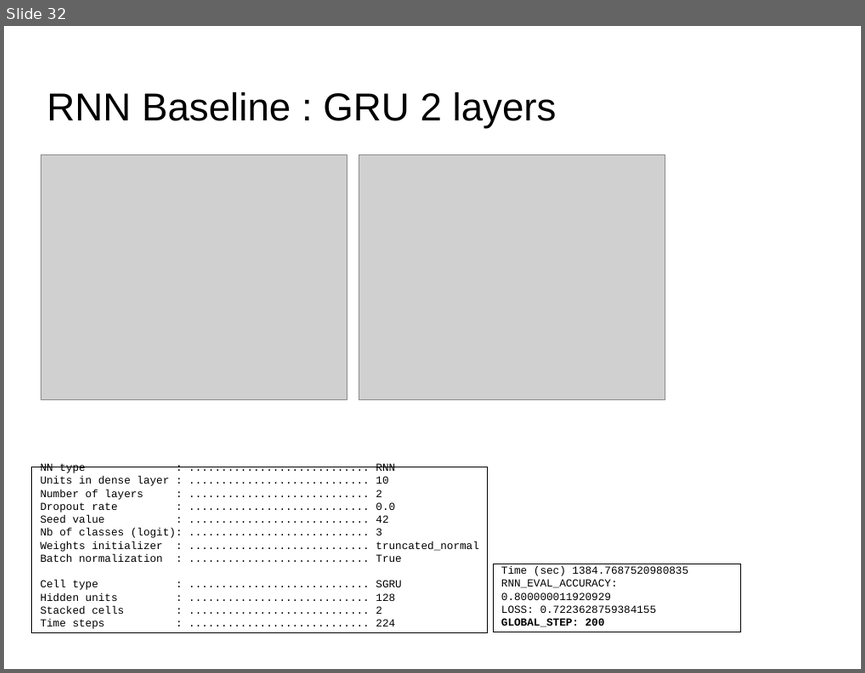
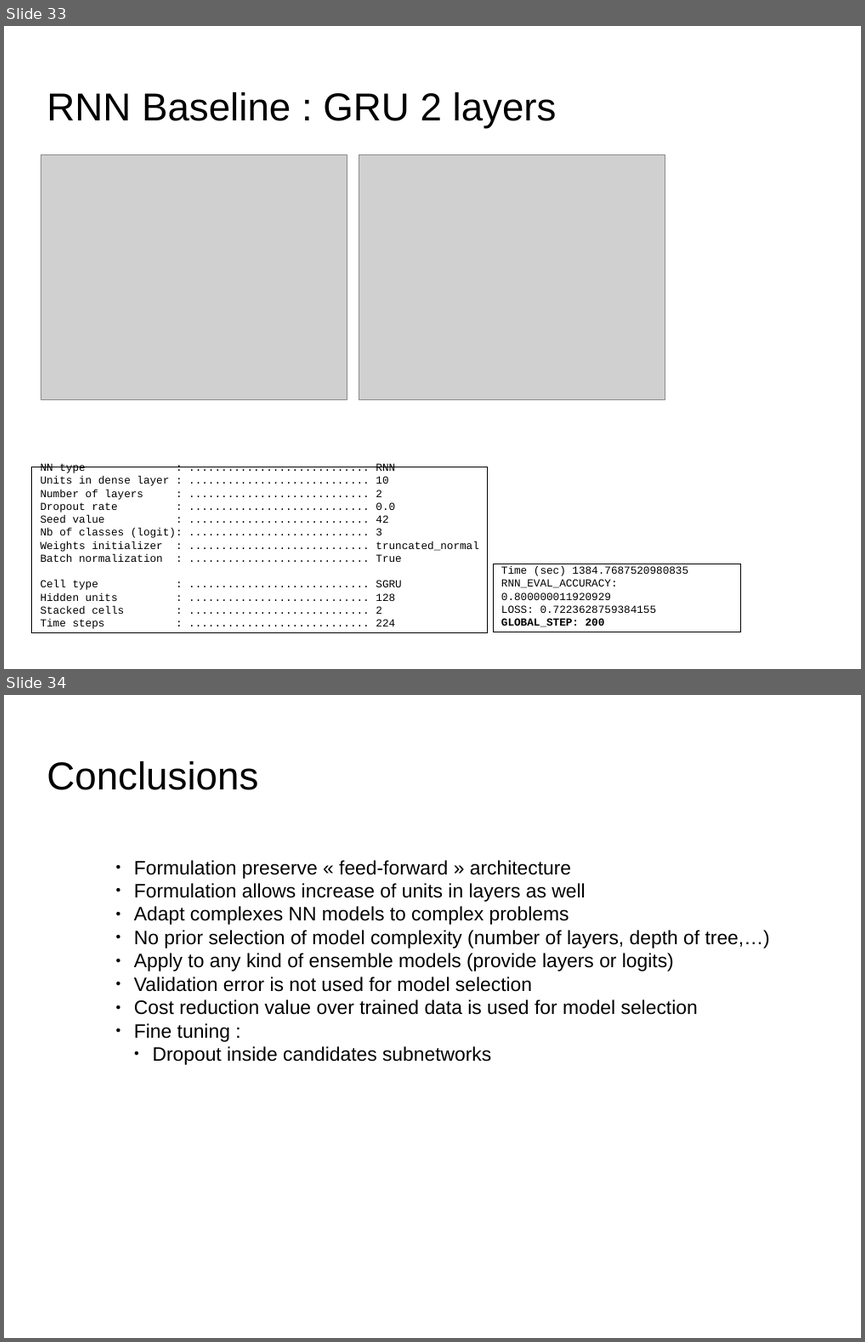
Before and after one commit to dataforcast/OC_Datascientist, a slide deck: P8/report/Openclassrooms_ParcoursDatascientist_P8-V1.odp. Shown one above the other, each under a label of ours: slide 32 before the commit, slides 33 and 34 after it. The pictures are 865x673 and 865x1342 pixels, drawn with LibreOffice and Linux fonts; fonts in the diff are those of the drawing; grey boxes stand for pictures; background and template pictures are left out. Boxes give left, top, right and bottom in pixels: in the first picture for what was removed or moved away, otherwise in the second. Text is boxed around its words. In the diff, an @@ line names an element or a change of style, - is before the commit and + after.

```diff
--- a/P8/report/Openclassrooms_ParcoursDatascientist_P8-V1.odp
+++ b/P8/report/Openclassrooms_ParcoursDatascientist_P8-V1.odp
@@ slide 34 added at box(4, 695, 861, 1338), background picture (left out) @@
@@ title added at box(46, 761, 258, 790), 36 pt, text #000000 @@
+Conclusions
@@ text added at box(134, 860, 770, 1065), 18 pt, text #000000 @@
+● Formulation preserve « feed-forward » architecture
+● Formulation allows increase of units in layers as well
+● Adapt complexes NN models to complex problems
+● No prior selection of model complexity (number of layers, depth of tree,…)
+● Apply to any kind of ensemble models (provide layers or logits)
+● Validation error is not used for model selection
+● Cost reduction value over trained data is used for model selection
+● Fine tuning :
+  ● Dropout inside candidates subnetworks
@@ what was slide 32 is now slide 33 @@
```
Also in this commit, not shown: 2 slides changed, 6 other files.
